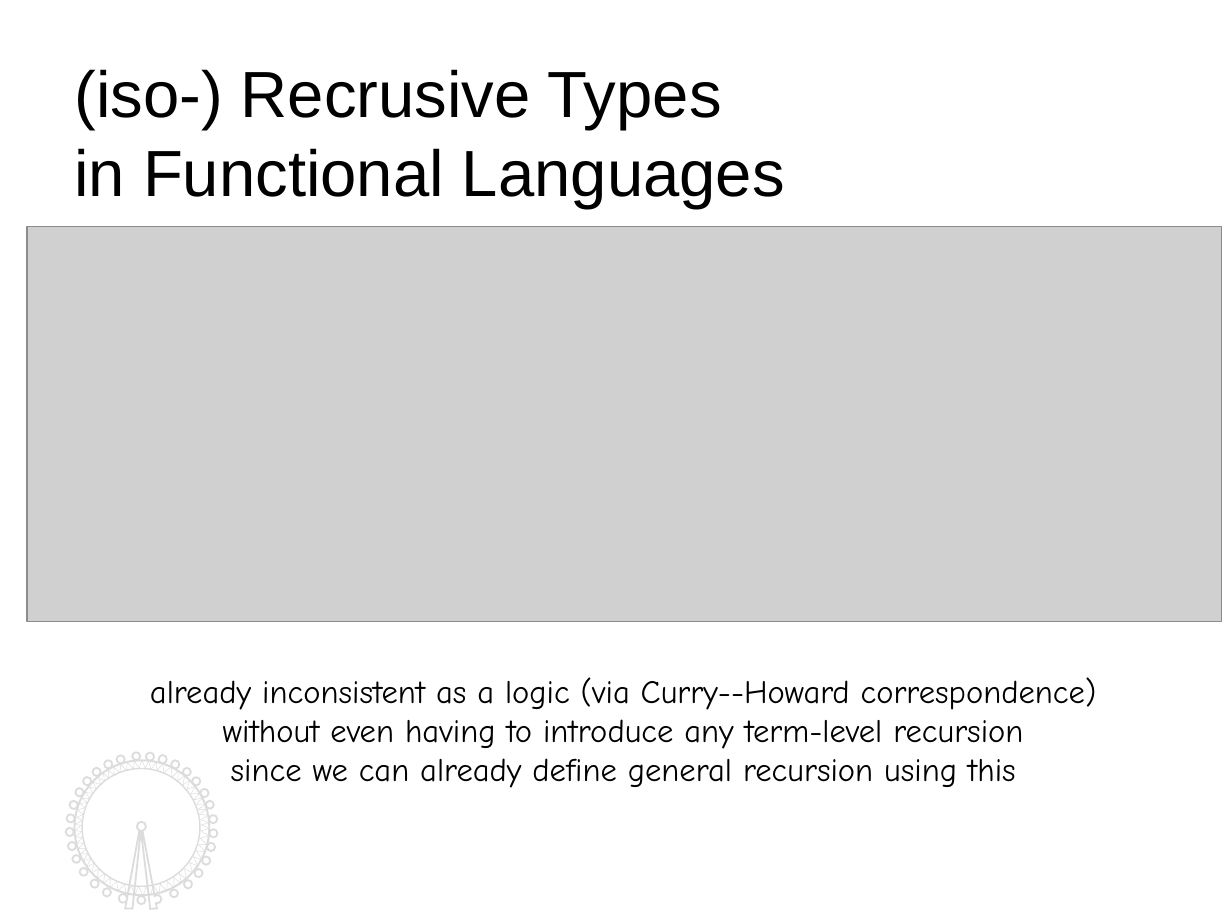
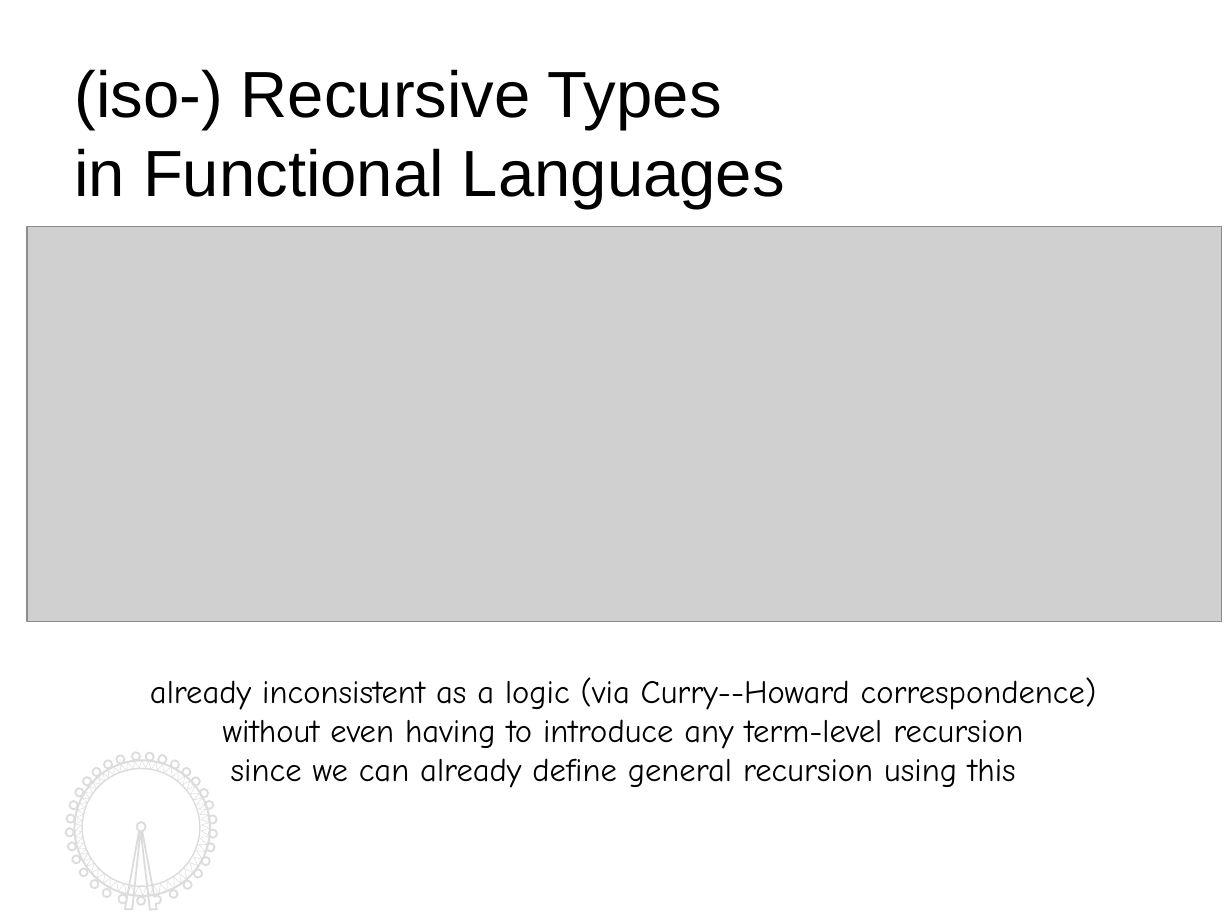
Before and after one commit to kyagrd/naxPapers, a slide deck: slide 3 of draft/TYPES13/ppt/myslide.odp. Drawn at 1232x924 pixels with LibreOffice and Linux fonts; fonts in the diff are those of the drawing; grey boxes stand for pictures. Boxes give left, top, right and bottom in pixels: in the first picture for what was removed or moved away, otherwise in the second. Text is boxed around its words. In the diff, an @@ line names an element or a change of style, - is before the commit and + after.

```diff
--- a/draft/TYPES13/ppt/myslide.odp
+++ b/draft/TYPES13/ppt/myslide.odp
@@ text at <box>74,69,722,130</box>: text changed @@
-(iso-) Recrusive Types
+(iso-) Recursive Types
```
Also in this commit, not shown: 16 other slides changed, 1 other file.
